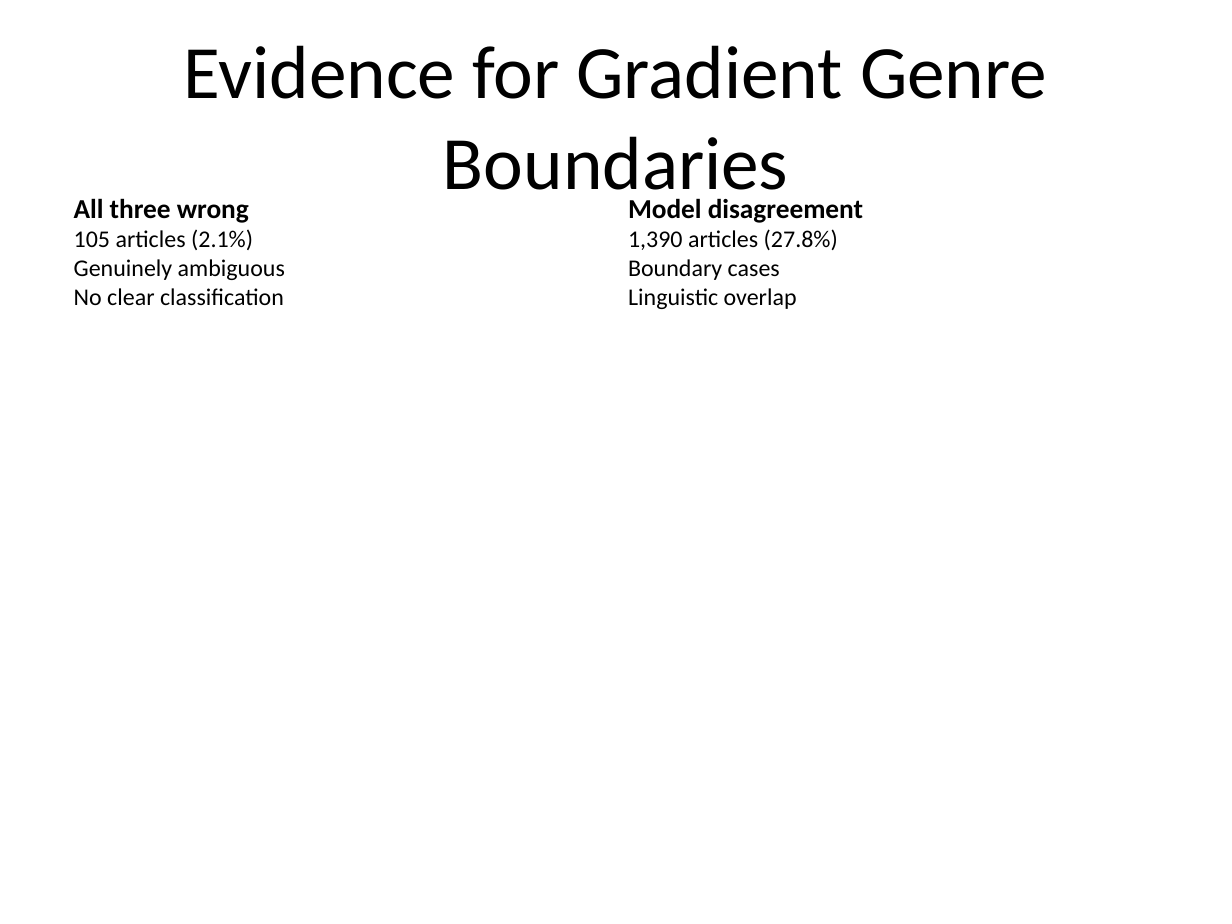
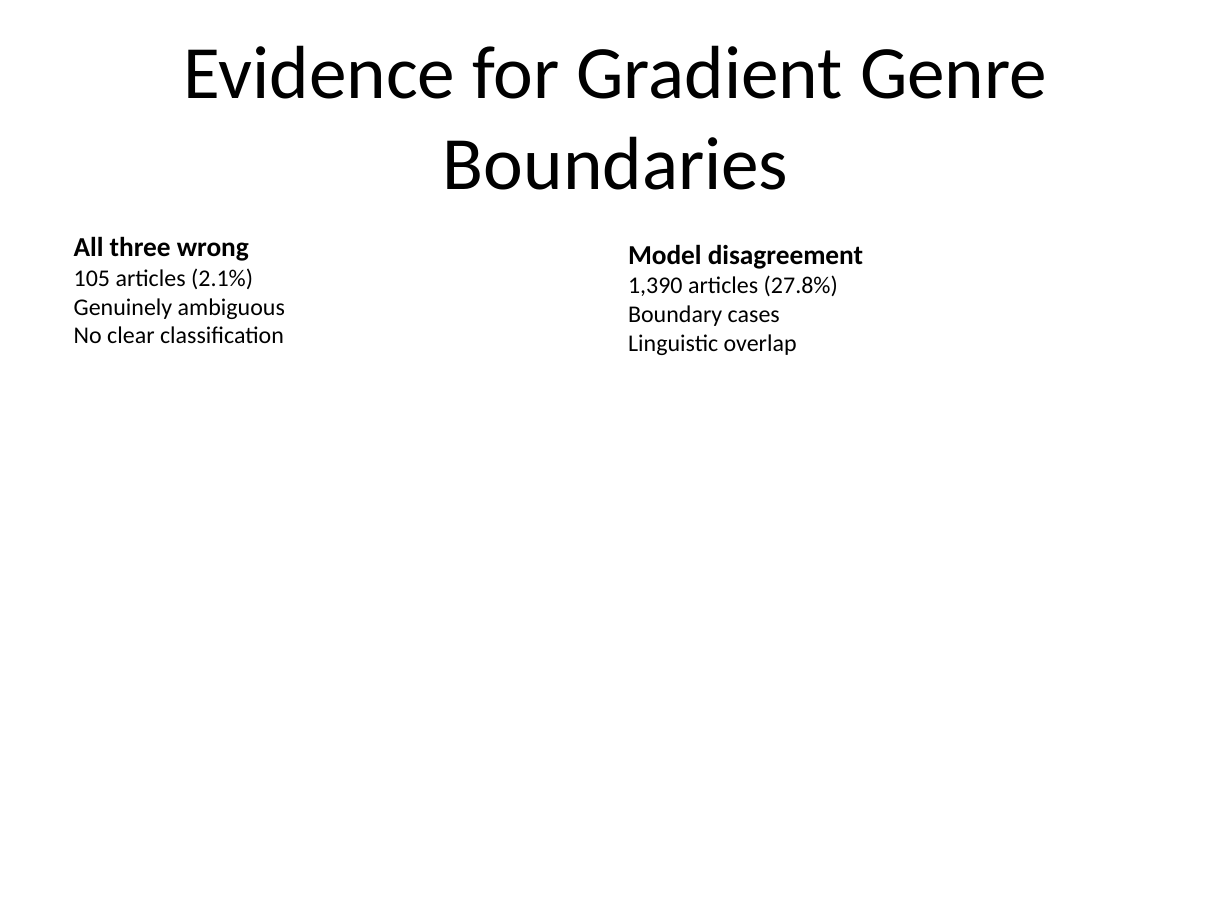
Before and after one commit to webnora/dialogue_2026, a slide deck: slide 13 of Dialogue_2026_Presentation.pptx. Drawn at 1232x924 pixels with LibreOffice and Linux fonts; fonts in the diff are those of the drawing. Boxes give left, top, right and bottom in pixels: in the first picture for what was removed or moved away, otherwise in the second. Text is boxed around its words. In the diff, an @@ line names an element or a change of style, - is before the commit and + after.

```diff
--- a/Dialogue_2026_Presentation.pptx
+++ b/Dialogue_2026_Presentation.pptx
@@ text "All three wrong": place and size @@
-text "All three wrong" at (74, 198, 285, 305)
+text "All three wrong" at (74, 236, 285, 343)
@@ text "Model disagreement": place and size @@
-text "Model disagreement" at (628, 198, 863, 309)
+text "Model disagreement" at (628, 244, 863, 355)
```
Also in this commit, not shown: 5 other slides changed, 1 other file.
